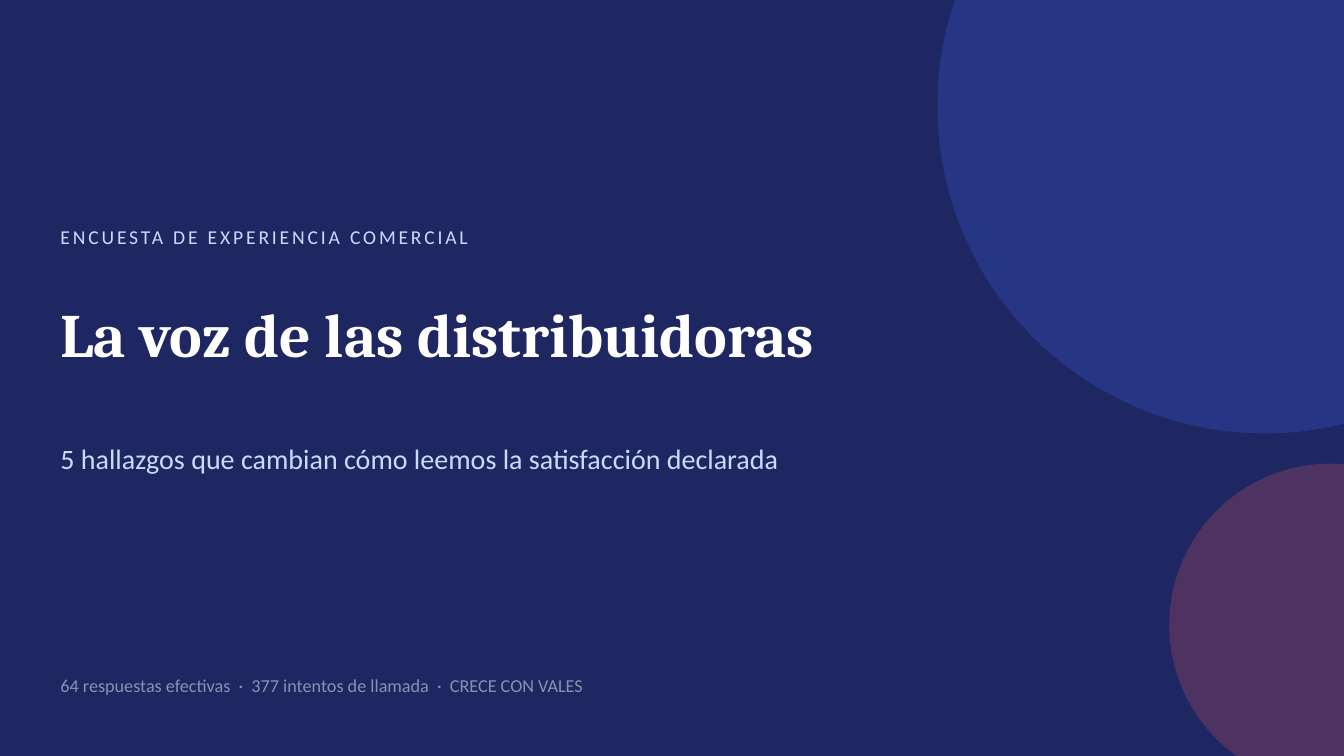
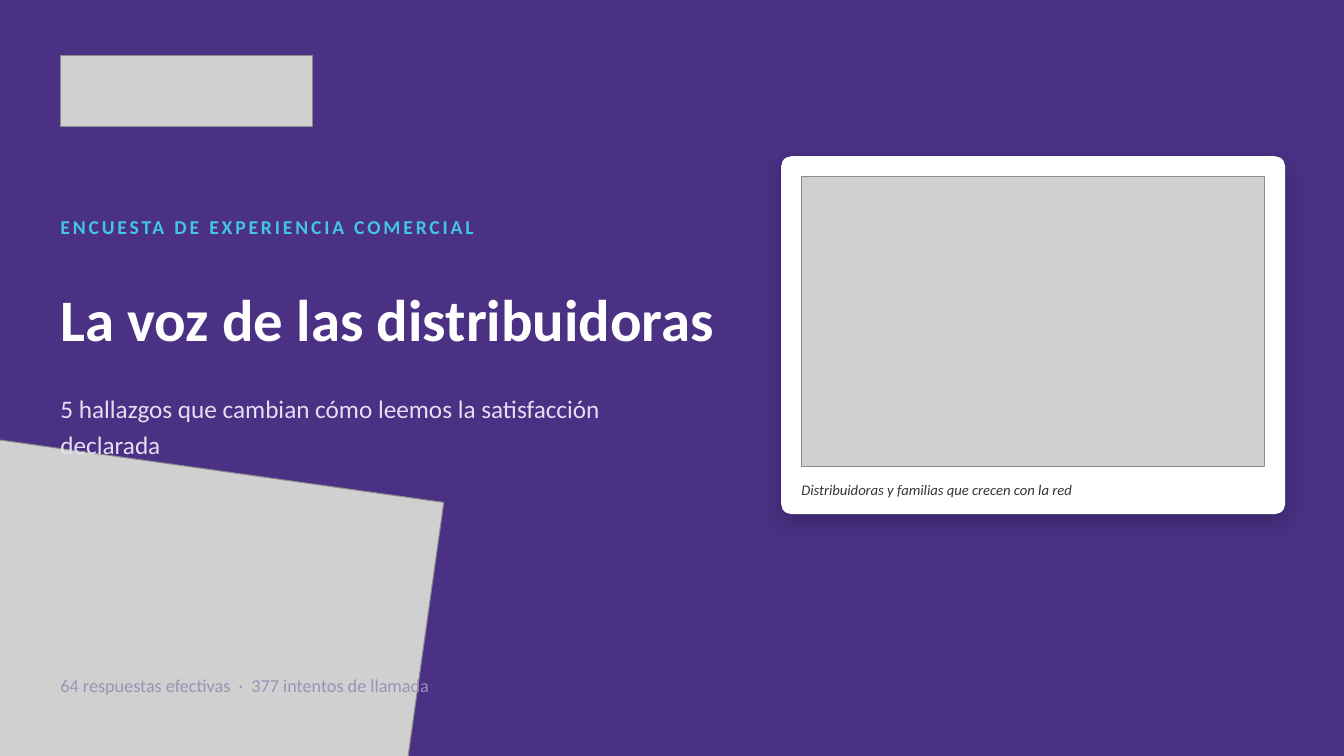
Before and after one commit to marifercc/cvv-encuestas-distribuidoras, a slide deck: slide 1 of presentaciones/insights_distribuidoras.pptx. Drawn at 1344x756 pixels with LibreOffice and Linux fonts; fonts in the diff are those of the drawing; grey boxes stand for pictures. Boxes give left, top, right and bottom in pixels: in the first picture for what was removed or moved away, otherwise in the second. Text is boxed around its words. In the diff, an @@ line names an element or a change of style, - is before the commit and + after.

Commit message:
ppt

```diff
--- a/presentaciones/insights_distribuidoras.pptx
+++ b/presentaciones/insights_distribuidoras.pptx
@@ background #1E2761 to #4A3184 @@
@@ ellipse removed at box(938, 0, 1344, 434) @@
@@ picture added at box(60, 55, 313, 126) @@
@@ rounded rectangle added at box(781, 156, 1286, 514), fill #FFFFFF @@
@@ picture added at box(802, 176, 1265, 467) @@
@@ text "ENCUESTA DE EXPERIENCIA COMERCIAL": place and size @@
-text "ENCUESTA DE EXPERIENCIA COMERCIAL" at box(245, 314, 312, 358)
+text "ENCUESTA DE EXPERIENCIA COMERCIAL" at box(222, 299, 283, 342)
@@ text "ENCUESTA DE EXPERIENCIA COMERCIAL" at box(222, 299, 283, 342): text colour #CADCFC to #44C5E3, bold on @@
@@ text "La voz de las distribuidoras": place and size @@
-text "La voz de las distribuidoras" at box(60, 314, 814, 358)
+text "La voz de las distribuidoras" at box(60, 299, 714, 342)
@@ text "La voz de las distribuidoras" at box(60, 299, 714, 342): size 44 to 42 pt, font Cambria to Calibri @@
@@ text "5 hallazgos que cambian cómo ...": place and size @@
-text "5 hallazgos que cambian cómo ..." at box(60, 449, 778, 474)
+text "5 hallazgos que cambian cómo ..." at box(60, 400, 599, 461)
@@ text "5 hallazgos que cambian cómo ..." at box(60, 400, 599, 461): size 20 to 18 pt, text colour #CADCFC to #E4DEF2; line spacing 1 to 1.2 @@
@@ picture added at box(0, 430, 444, 756) @@
@@ ellipse removed at box(1170, 464, 1344, 756) @@
@@ text added at box(801, 484, 1072, 498), 10.5 pt, text #32373C, italic @@
+Distribuidoras y familias que crecen con la red
@@ text at box(60, 677, 429, 697): text changed; text colour #8892B0 to #9A93B5 @@
-64 respuestas efectivas · 377 intentos de llamada · CRECE CON VALES
+64 respuestas efectivas · 377 intentos de llamada
```
Also in this commit, not shown: 7 other slides changed, 1 slide added.
